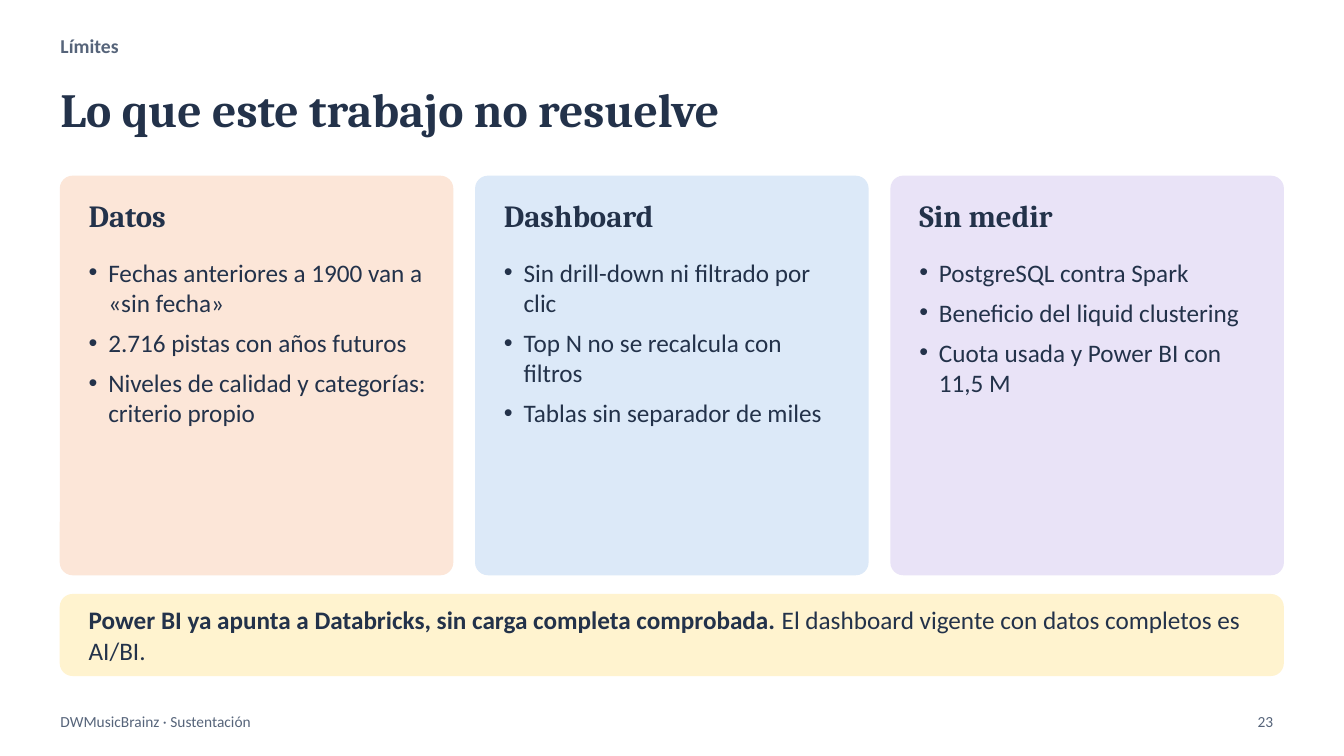
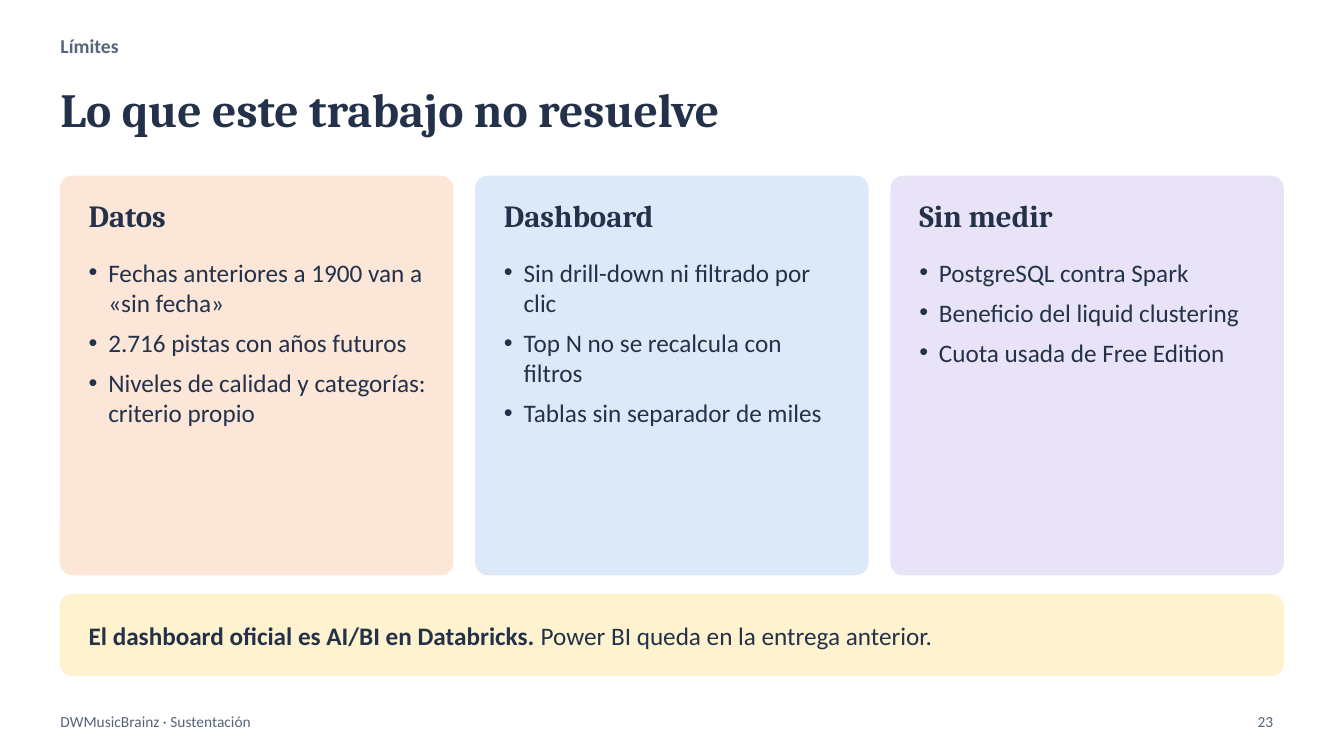
Before and after one commit to srusso1/DWH-MusicBrainz, a slide deck: slide 23 of docs/DWMusicBrainz_Sustentacion_v4.pptx. Drawn at 1344x756 pixels with LibreOffice and Linux fonts; fonts in the diff are those of the drawing. Boxes give left, top, right and bottom in pixels: in the first picture for what was removed or moved away, otherwise in the second. Text is boxed around its words. In the diff, an @@ line names an element or a change of style, - is before the commit and + after.

Commit message:
docs: dejar el dashboard AI/BI como unico vigente

```diff
--- a/docs/DWMusicBrainz_Sustentacion_v4.pptx
+++ b/docs/DWMusicBrainz_Sustentacion_v4.pptx
@@ text at (939, 344, 1224, 362): text changed @@
-• Cuota usada y Power BI con 11,5 M
+• Cuota usada de Free Edition
@@ text at (89, 627, 932, 650): text changed @@
-Power BI ya apunta a Databricks, sin carga completa comprobada. El dashboard vigente con datos completos es AI/BI.
+El dashboard oficial es AI/BI en Databricks. Power BI queda en la entrega anterior.
```
Also in this commit, not shown: 4 other slides changed, 6 other files.
